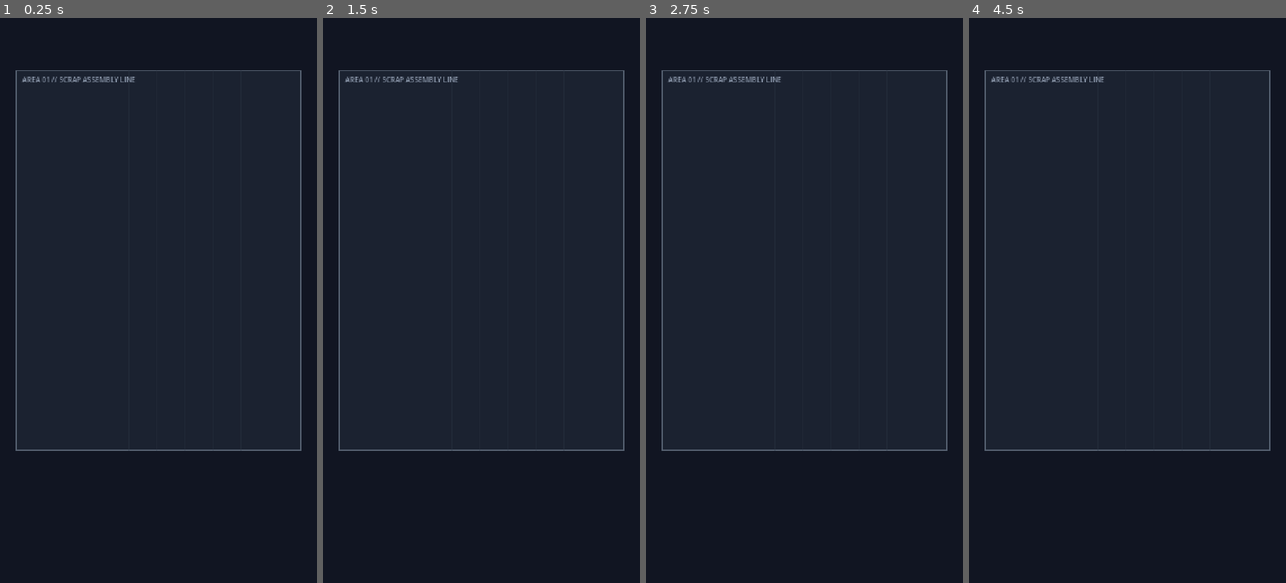
Above: before the commit, frames 1-4 (left to right).
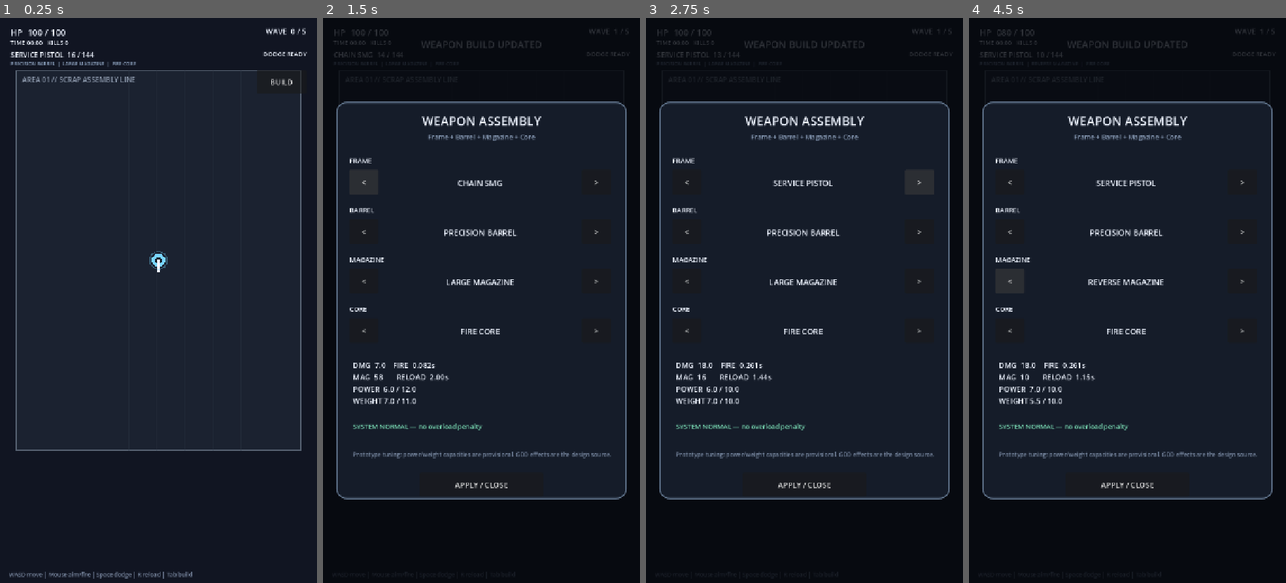
Above: after the commit, the same moments.

Repository: donly987647-max/Topdown-roguelite
Game: Godot game, scene res://scenes/main.tscn
The game is run twice, just before and just after one commit, with the same random seed, the same clock (stepped at 60 frames per second) and the same inputs.
Inputs (mouse positions are in pixels of both pictures, inside the frame that each line leads up to):
- Up to frame 1 (0.25 s): no input
- Up to frame 2 (1.5 s): click (605, 80) at 0.5 s, where only the run after the commit has a clickable "BUILD"; click (364, 181) at 1.25 s, where only the run after the commit has a clickable "<"
- Up to frame 3 (2.75 s): click (918, 181) at 2 s, where only the run after the commit has a clickable ">"
- Up to frame 4 (4.5 s): click (1010, 232) at 2.75 s, where only the run after the commit has a clickable "<"; click (1241, 232) at 3.5 s, where only the run after the commit has a clickable ">"; click (1010, 283) at 4.25 s, where only the run after the commit has a clickable "<"

The runs differ from the first frame. In frame 1, 1.2% of the frame differs, in the area x 2-97%, y 1-100%; in frame 2, 9.7%; in frame 3, 9.7%; in frame 4, 9.7%, in the area x 3-96%, y 2-86%.
Error before the commit: Parse Error: Cannot infer the type of "speed_multiplier" variable because the value doesn't have a set type. (res://scripts/player/player.gd:90)

Commit message:
Fix player runtime type inference compile errors

Diff:
--- a/scripts/player/player.gd
+++ b/scripts/player/player.gd
@@ -86,17 +86,21 @@
     mobile_fire_held = false
 
 func _tick_movement(delta: float) -> void:
-    var input_vector := _movement_input()
-    var speed_multiplier := weapon.get_movement_multiplier() if weapon != null and weapon.has_method("get_movement_multiplier") else 1.0
-    var effective_speed := MOVE_SPEED * speed_multiplier
-    var target := input_vector * effective_speed
-    var time_constant := ACCEL_TIME if input_vector.length_squared() > 0.0 else DECEL_TIME
-    var rate := MOVE_SPEED / time_constant
+    var input_vector: Vector2 = _movement_input()
+    var speed_multiplier: float = 1.0
+    if weapon != null and weapon.has_method("get_movement_multiplier"):
+        speed_multiplier = float(weapon.call("get_movement_multiplier"))
+    var effective_speed: float = MOVE_SPEED * speed_multiplier
+    var target: Vector2 = input_vector * effective_speed
+    var time_constant: float = ACCEL_TIME if input_vector.length_squared() > 0.0 else DECEL_TIME
+    var rate: float = MOVE_SPEED / time_constant
     velocity = velocity.move_toward(target, rate * delta)
 
 func _tick_dodge(delta: float) -> void:
     dodge_elapsed += delta
-    var distance_multiplier := weapon.get_dodge_distance_multiplier() if weapon != null and weapon.has_method("get_dodge_distance_multiplier") else 1.0
+    var distance_multiplier: float = 1.0
+    if weapon != null and weapon.has_method("get_dodge_distance_multiplier"):
+        distance_multiplier = float(weapon.call("get_dodge_distance_multiplier"))
     velocity = dodge_direction * (DODGE_DISTANCE * distance_multiplier / DODGE_DURATION)
     invulnerable = dodge_elapsed >= DODGE_IFRAME_START and dodge_elapsed <= DODGE_IFRAME_END
 
